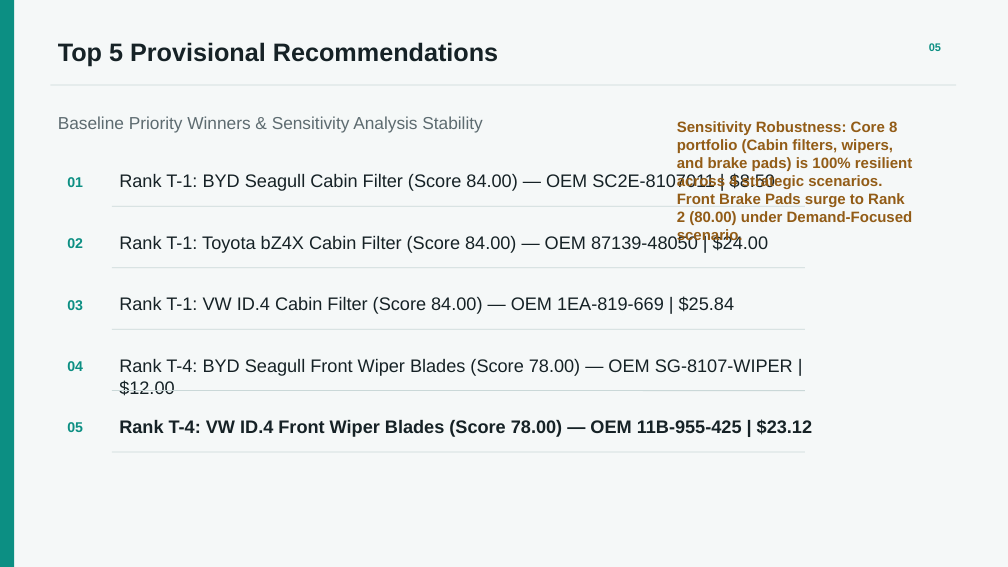
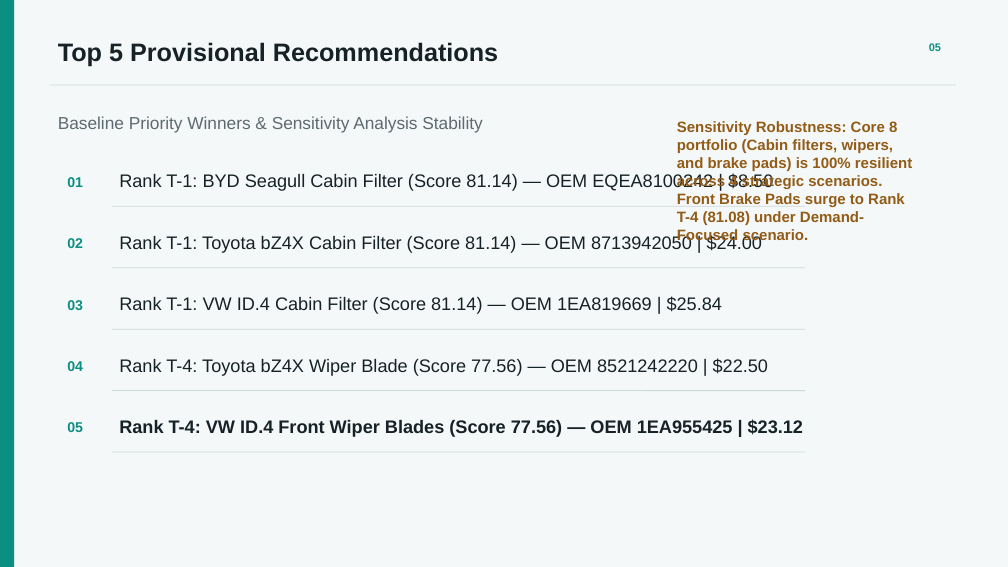
Before and after one commit to GechDev/ev-spare-parts-import-prioritization, a slide deck: slide 6 of presentation/7min_presentation_deck.pptx. Drawn at 1008x567 pixels with LibreOffice and Linux fonts; fonts in the diff are those of the drawing. Boxes give left, top, right and bottom in pixels: in the first picture for what was removed or moved away, otherwise in the second. Text is boxed around its words. In the diff, an @@ line names an element or a change of style, - is before the commit and + after.

Commit message:
fix(audit): correct presentation scores, resolve test syntax errors, eliminate dual-path ambiguity, and reconcile docs with code

```diff
--- a/presentation/7min_presentation_deck.pptx
+++ b/presentation/7min_presentation_deck.pptx
@@ text at box(677, 120, 912, 244): text changed @@
-Sensitivity Robustness: Core 8 portfolio (Cabin filters, wipers, and brake pads) is 100% resilient across 4 strategic scenarios. Front Brake Pads surge to Rank 2 (80.00) under Demand-Focused scenario.
+Sensitivity Robustness: Core 8 portfolio (Cabin filters, wipers, and brake pads) is 100% resilient across 4 strategic scenarios. Front Brake Pads surge to Rank T-4 (81.08) under Demand-Focused scenario.
@@ text at box(119, 174, 713, 191): text changed @@
-Rank T-1: BYD Seagull Cabin Filter (Score 84.00) — OEM SC2E-8107011 | $8.50
+Rank T-1: BYD Seagull Cabin Filter (Score 81.14) — OEM EQEA8100242 | $8.50
@@ text at box(119, 235, 762, 253): text changed @@
-Rank T-1: Toyota bZ4X Cabin Filter (Score 84.00) — OEM 87139-48050 | $24.00
+Rank T-1: Toyota bZ4X Cabin Filter (Score 81.14) — OEM 8713942050 | $24.00
@@ text at box(119, 296, 722, 314): text changed @@
-Rank T-1: VW ID.4 Cabin Filter (Score 84.00) — OEM 1EA-819-669 | $25.84
+Rank T-1: VW ID.4 Cabin Filter (Score 81.14) — OEM 1EA819669 | $25.84
@@ text at box(119, 358, 768, 376): text changed @@
-Rank T-4: BYD Seagull Front Wiper Blades (Score 78.00) — OEM SG-8107-WIPER | $12.00
+Rank T-4: Toyota bZ4X Wiper Blade (Score 77.56) — OEM 8521242220 | $22.50
@@ text at box(119, 419, 803, 437): text changed @@
-Rank T-4: VW ID.4 Front Wiper Blades (Score 78.00) — OEM 11B-955-425 | $23.12
+Rank T-4: VW ID.4 Front Wiper Blades (Score 77.56) — OEM 1EA955425 | $23.12
```
Also in this commit, not shown: 14 other files.
